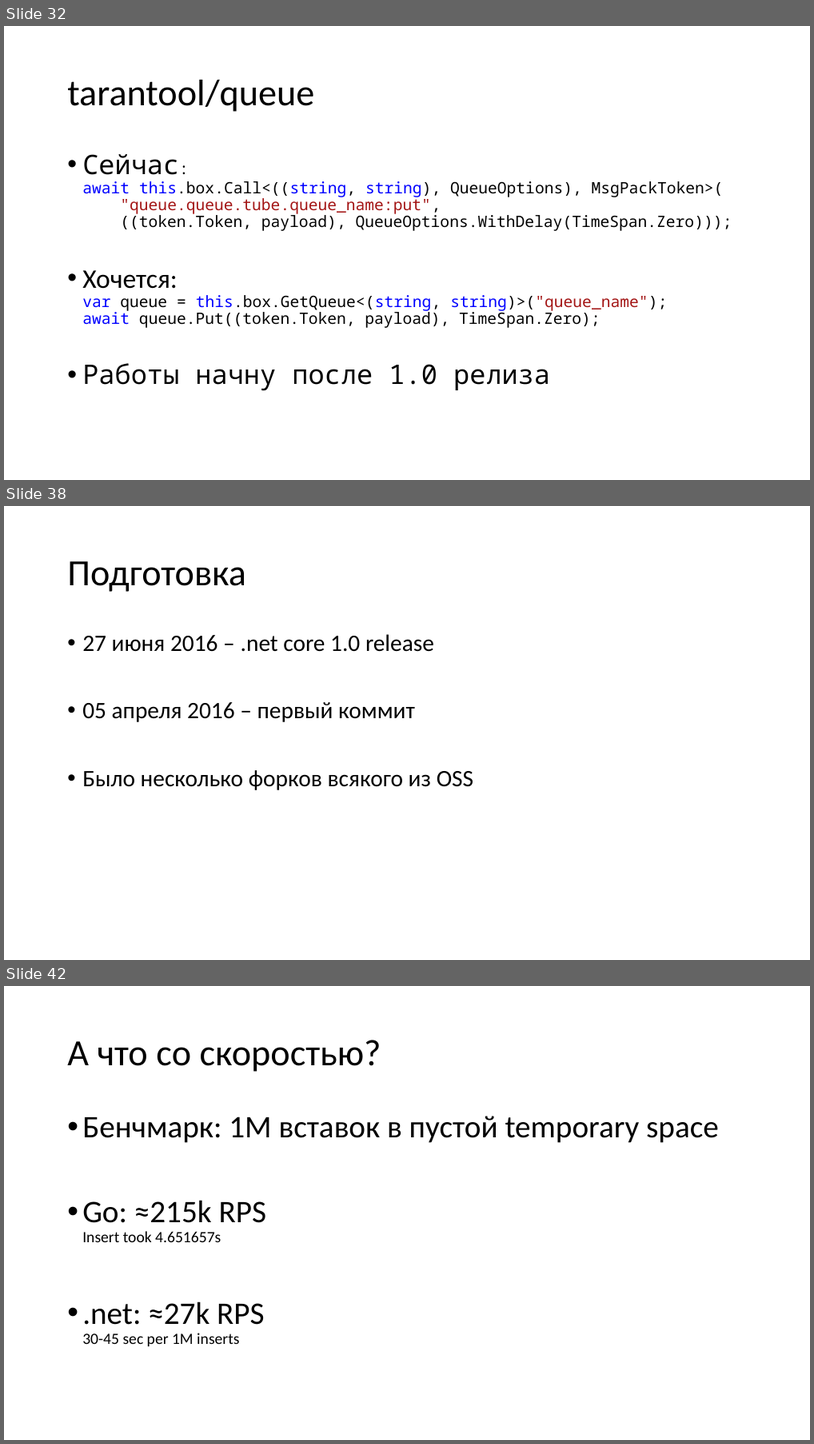
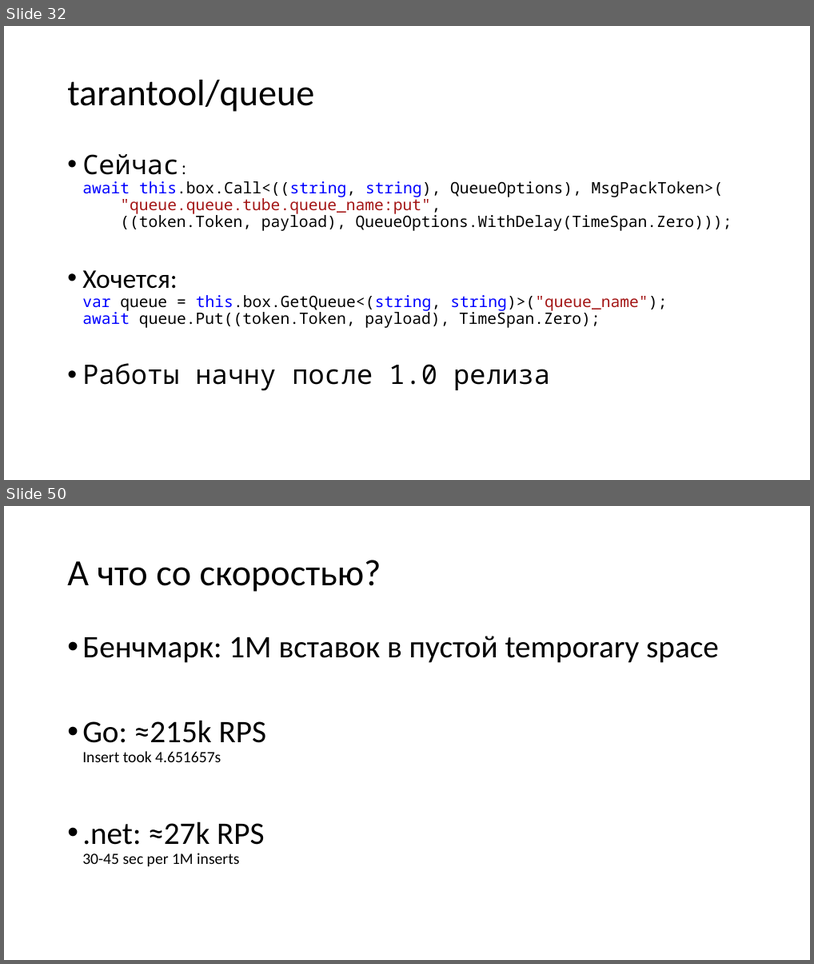
Before and after one commit to aensidhe/presentations, a slide deck: 2018/09/dotnext/Что такое Tarantool и его использование в .net.pptx. Shown one above the other, each under a label of ours: slides 32, 38 and 42 before the commit, slides 32 and 50 after it; the slides between them are not shown. The pictures are 814x1444 and 814x964 pixels, drawn with LibreOffice and Linux fonts; fonts in the diff are those of the drawing. Boxes give left, top, right and bottom in pixels: in the first picture for what was removed or moved away, otherwise in the second. Text is boxed around its words. In the diff, an @@ line names an element or a change of style, - is before the commit and + after.

```diff
--- a/2018/09/dotnext/Что такое Tarantool и его использование в .net.pptx
+++ b/2018/09/dotnext/Что такое Tarantool и его использование в .net.pptx
@@ slide 38 removed at box(4, 506, 810, 960), background #FFFFFF @@
@@ title removed at box(67, 561, 246, 592) @@
-Подготовка
@@ text removed at box(82, 634, 474, 790) @@
-• 27 июня 2016 – .net core 1.0 release
-• 05 апреля 2016 – первый коммит
-• Было несколько форков всякого из OSS
@@ what was slide 42 is now slide 50 @@
```
Also in this commit, not shown: 25 slides added, 8 other slides removed.
